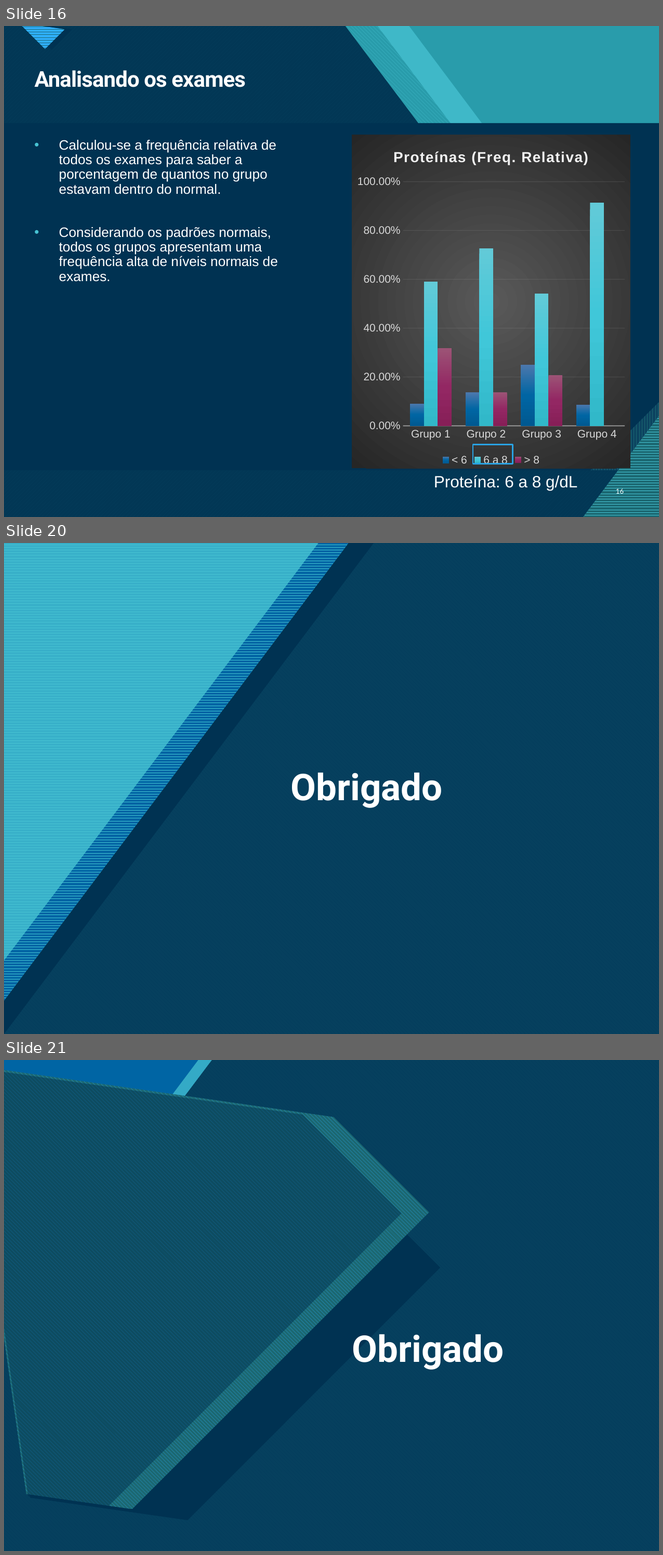
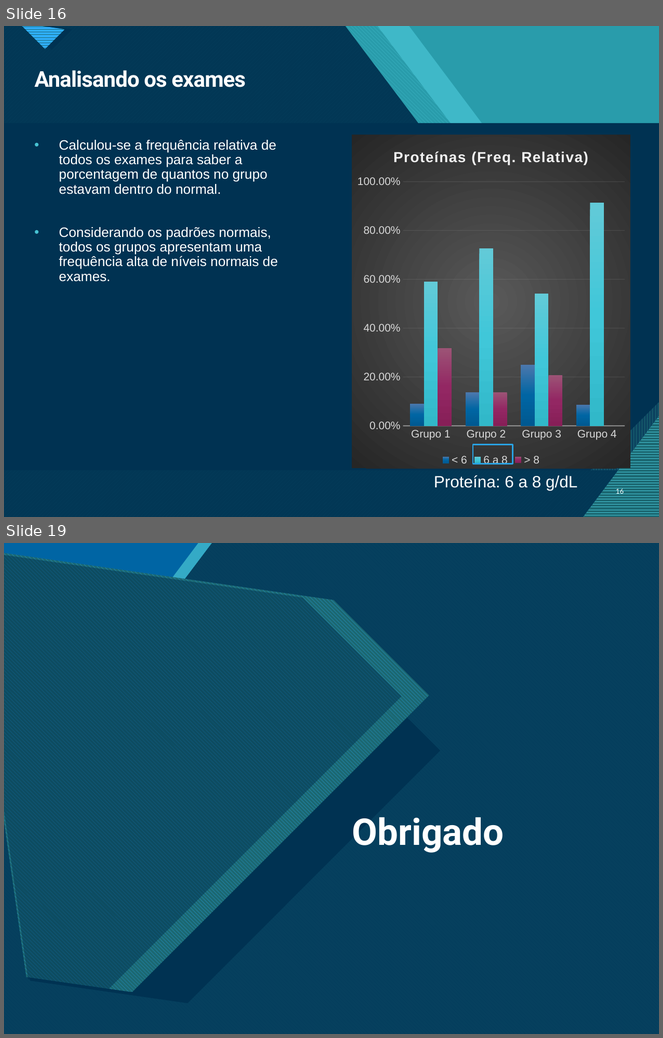
Before and after one commit to adrialmaia/AnaliseExploratoriaDados, a slide deck: ApresentaçãoAED_ AC5e6.pptx. Shown one above the other, each under a label of ours: slides 16, 20 and 21 before the commit, slides 16 and 19 after it; the slides between them are not shown. The pictures are 663x1555 and 663x1038 pixels, drawn with LibreOffice and Linux fonts; fonts in the diff are those of the drawing. Boxes give left, top, right and bottom in pixels: in the first picture for what was removed or moved away, otherwise in the second. Text is boxed around its words. In the diff, an @@ line names an element or a change of style, - is before the commit and + after.

```diff
--- a/ApresentaçãoAED_ AC5e6.pptx
+++ b/ApresentaçãoAED_ AC5e6.pptx
@@ slide 20 removed at box(4, 543, 659, 1034), background #FFFFFF; not listed: 13 template elements that a slide beside it also shows @@
@@ right triangle removed at box(4, 543, 374, 1034) @@
@@ right triangle removed at box(4, 543, 319, 961) @@
@@ right triangle removed at box(5, 543, 349, 1001) @@
@@ title removed at box(291, 772, 443, 808) @@
-Obrigado
@@ what was slide 21 is now slide 19 @@
```
Also in this commit, not shown: 6 slides changed, 1 other slide removed.
